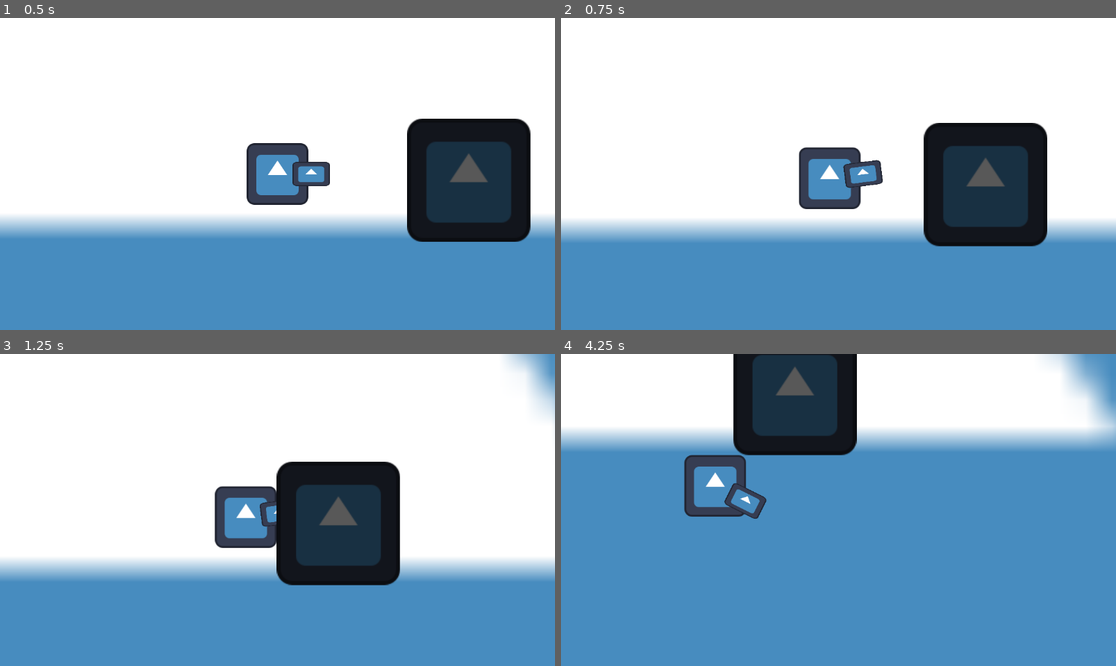
Above: before the commit, frames 1-4 (two rows, left to right).
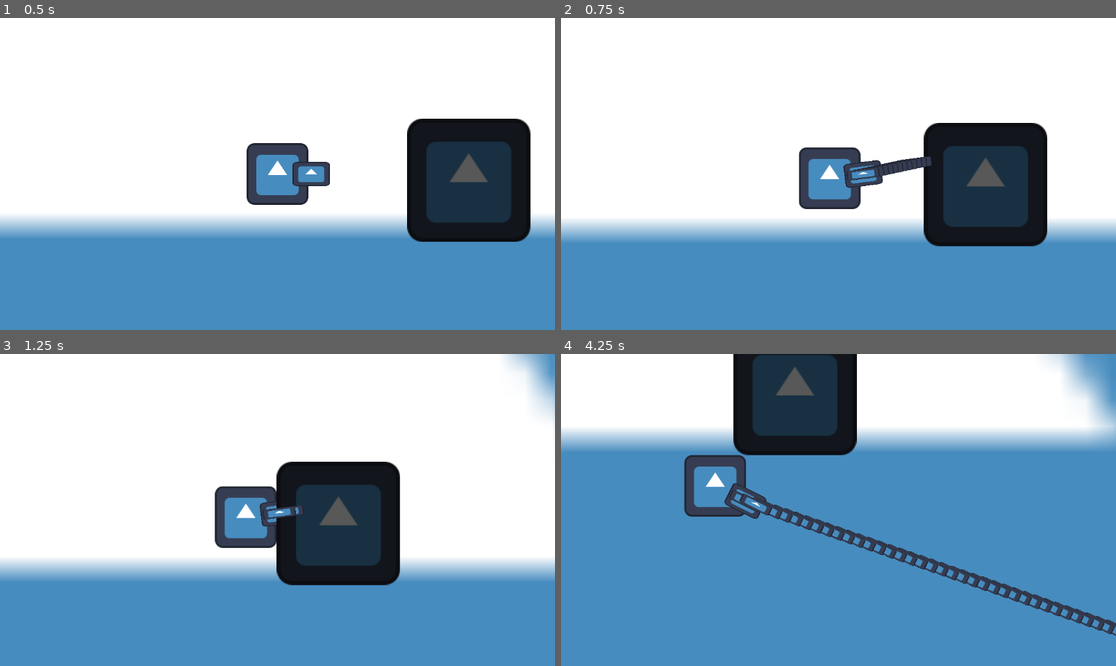
Above: after the commit, the same moments.

Repository: Shuflduf/MultiMurder
Game: Godot game, scene res://scenes/main.tscn
Two runs of this game, one before a commit and one after it. Both use one fixed random seed, a clock stepped at 60 frames per second and the inputs below. The engine's default icon, where the game draws it, is replaced by a stand-in: a white triangle on a blue panel in a dark square.
Inputs (mouse positions are in pixels of both pictures, inside the frame that each line leads up to):
- Up to frame 1 (0.5 s): no input
- Up to frame 2 (0.75 s): tap Enter at 0.5 s; move the mouse to (960, 158) at 0.52 s; press the mouse at (960, 158) at 0.53 s; hold D (right) from 0.53 s (still down)
- Up to frame 3 (1.25 s): keep holding D (right)
- Up to frame 4 (4.25 s): move the mouse to (727, 525) at 1.27 s; release D (right) at 1.28 s; release the mouse at (727, 525) at 1.28 s; hold S (down) 1.28-2.03 s; click (727, 525) at 1.35 s; move the mouse to (894, 441) at 2.02 s; press the mouse at (894, 441) at 2.03 s; hold D (right) 2.03-2.78 s; move the mouse to (810, 572) at 2.77 s; release the mouse at (810, 572) at 2.78 s; hold W (up) 2.78-3.53 s; click (810, 572) at 2.85 s; move the mouse to (1005, 556) at 3.52 s; press the mouse at (1005, 556) at 3.53 s; hold A (left) from 3.53 s (still down)

Frame 1 is identical in both runs. In frame 2, 0.4% of the frame differs, in the area x 51-67%, y 44-53%; in frame 3, 0.2%; in frame 4, 2.3%, in the area x 30-100%, y 43-91%.

Commit message:
new options for gun

Diff:
--- a/scenes/player.tscn
+++ b/scenes/player.tscn
@@ -38,6 +38,8 @@
 [node name="Gun" type="Node2D" parent="."]
 script = ExtResource("6_8gjan")
 bullet = ExtResource("5_yklxn")
+fire_speed = 0.01
+automatic = true
 
 [node name="barrel" type="Node2D" parent="Gun"]
 position = Vector2(70, 0)
--- a/scripts/Gun.gd
+++ b/scripts/Gun.gd
@@ -6,12 +6,28 @@
 @export var clip = 6
 @export var reserve = 20
 
+@export var automatic = false
+
 @onready var barrel: Node2D = $barrel
 @onready var spawner: SpawnerComponent = $barrel/SpawnerComponent
+
+var shoot_cooldown = fire_speed
 
 func _unhandled_input(event: InputEvent) -> void:
 	if event is InputEventMouseMotion:
 		look_at(get_global_mouse_position())
 
 	if event.is_action_pressed("mouse_left"):
+		shoot()
+
+func shoot():
+	if shoot_cooldown <= 0:
 		add_child(spawner.spawn(bullet))
+		shoot_cooldown = fire_speed
+
+func _process(delta: float) -> void:
+	if shoot_cooldown >= 0:
+		shoot_cooldown -= delta
+
+	if automatic and Input.is_action_pressed("mouse_left"):
+		shoot()
